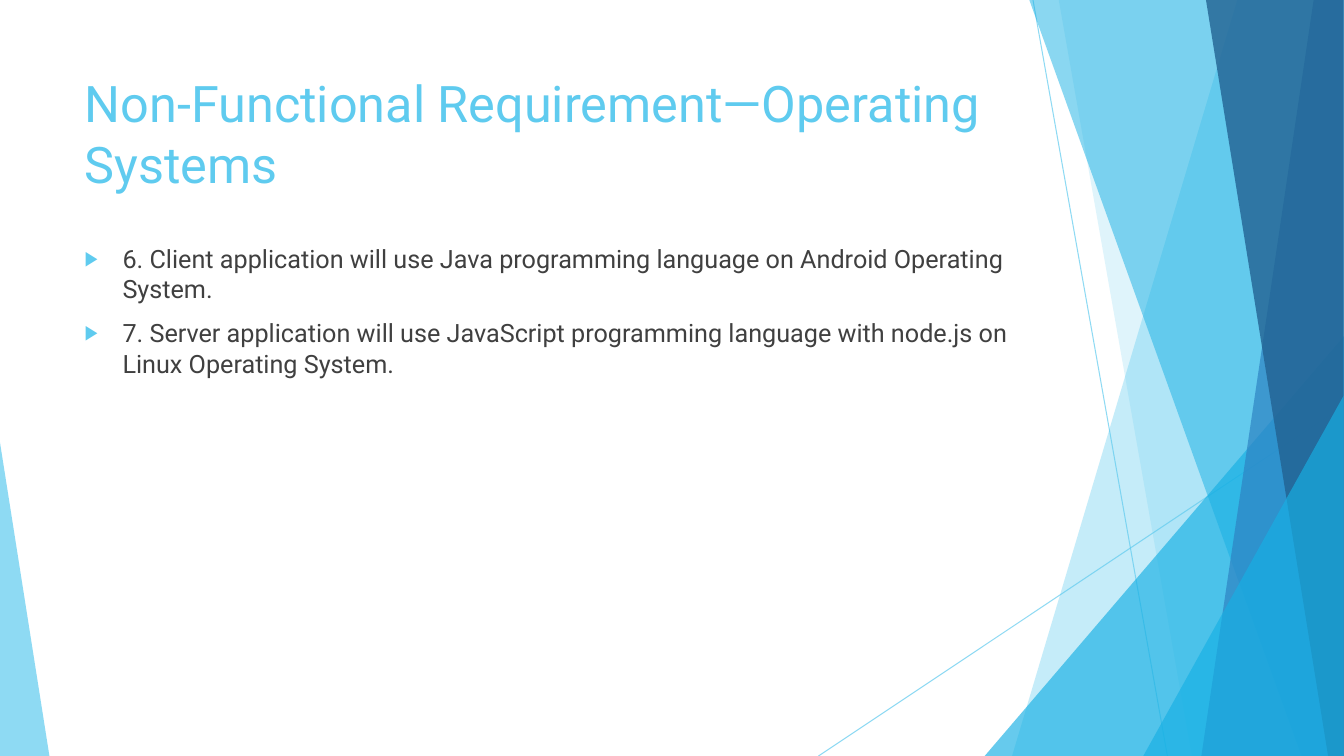
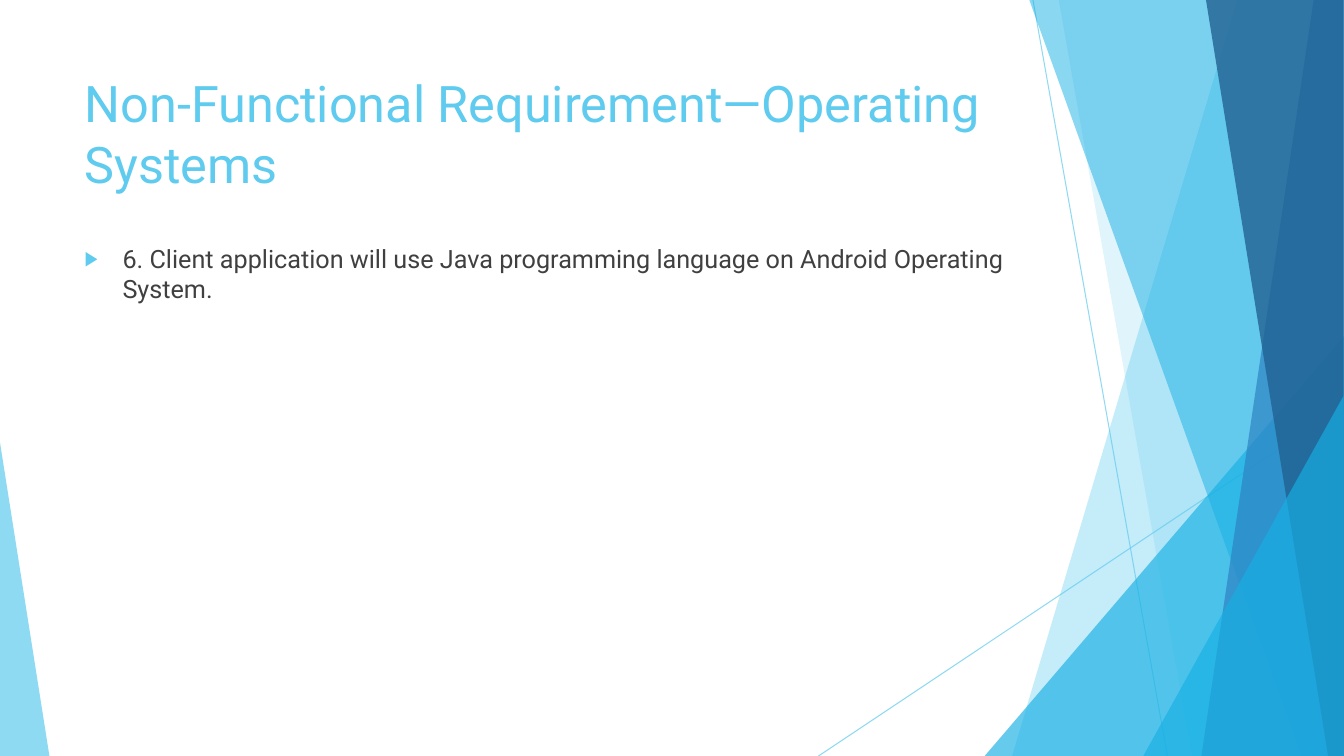
Before and after one commit to garciaac01/acs560_course_project, a slide deck: slide 2 of My EZ Shopper.pptx. Drawn at 1344x756 pixels with LibreOffice and Linux fonts; fonts in the diff are those of the drawing. Boxes give left, top, right and bottom in pixels: in the first picture for what was removed or moved away, otherwise in the second. Text is boxed around its words. In the diff, an @@ line names an element or a change of style, - is before the commit and + after.

```diff
--- a/My EZ Shopper.pptx
+++ b/My EZ Shopper.pptx
@@ text at [123,323,1007,379]: paragraph removed @@
-▶ 7. Server application will use JavaScript programming language with node.js on Linux Operating System.
```
Also in this commit, not shown: 10 other slides changed, 7 slides added, 2 slides removed.
